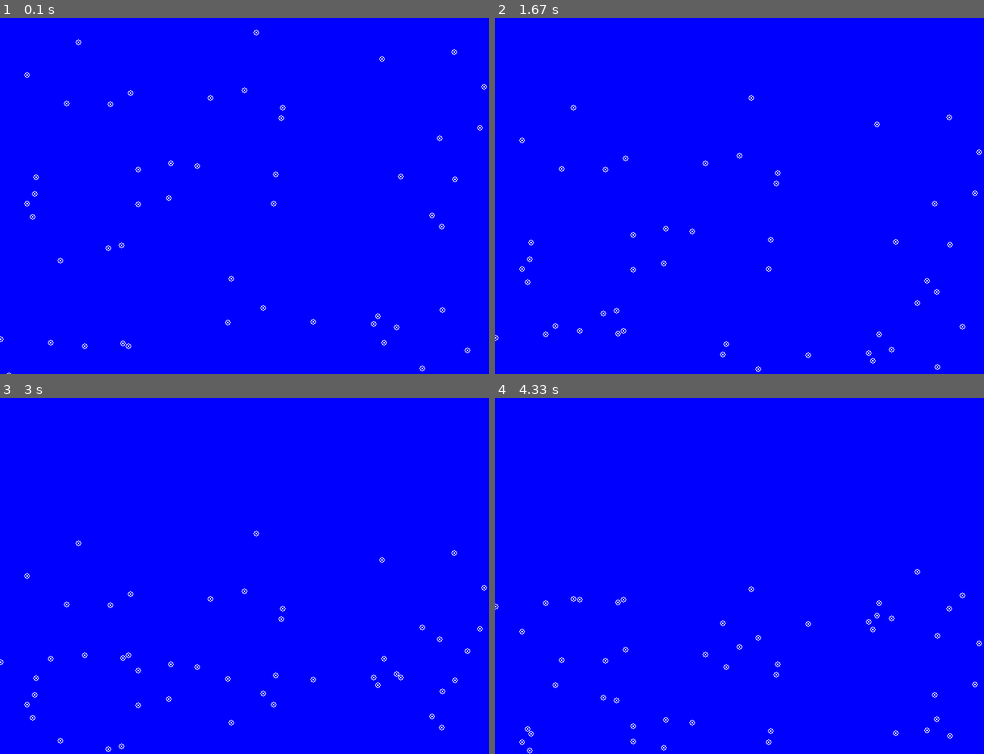
Above: before the commit, frames 1-4 (two rows, left to right).
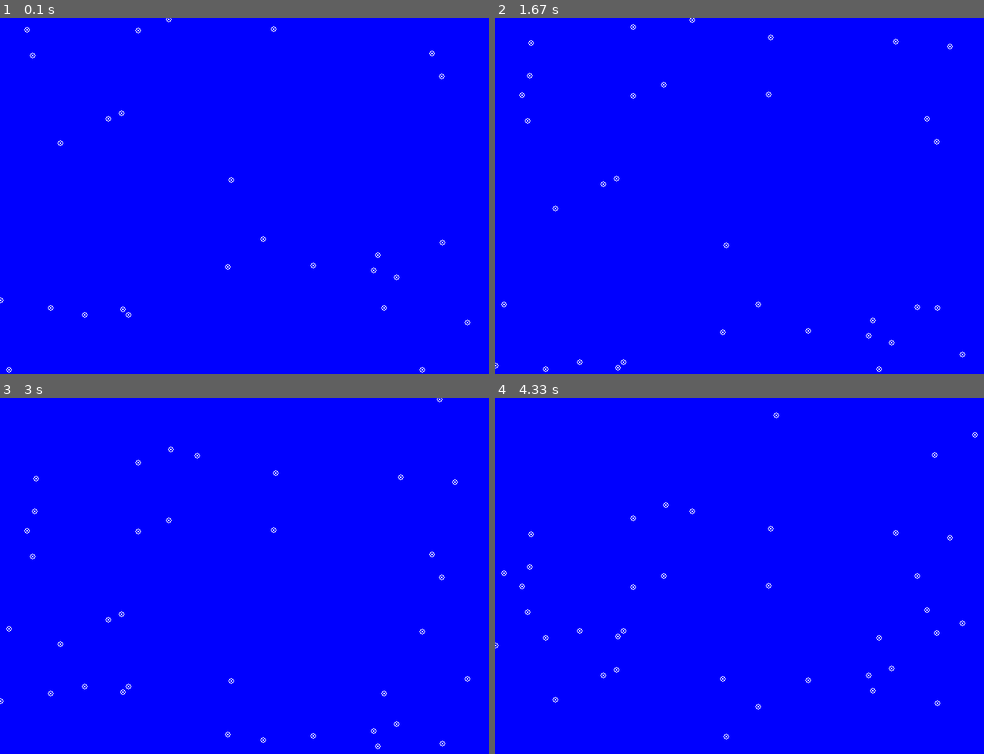
Above: after the commit, the same moments.

Repository: saegl5/myprojects
Game: pygame game, started from Codes/pygame_animation_snowfall_bouncing_part_1.py
The game is run twice, just before and just after one commit, with the same random seed, the same clock (stepped at 60 frames per second) and the same inputs.
Inputs:
- Up to frame 1 (0.1 s): no input
- Up to frame 2 (1.67 s): no input
- Up to frame 3 (3 s): no input
- Up to frame 4 (4.33 s): no input

The runs differ from the first frame. In frame 1, 0.5% of the frame differs, in the area x 0-100%, y 0-100%; in frame 2, 0.5%; in frame 3, 0.6%; in frame 4, 0.6%, in the area x 0-100%, y 4-100%.

Commit message:
made gapless

Diff:
--- a/Codes/pygame_animation_snowfall_bouncing_part_1.py
+++ b/Codes/pygame_animation_snowfall_bouncing_part_1.py
@@ -23,7 +23,7 @@
 
 for i in range(0, 50): # FOR fifty indices (i.e., each index between 0 and, but not including, 50)
     x = random.randrange(0, size[0]+1) # random number between 0 and, including, size[0]
-    y = random.randrange(0, size[1]+1) # random number between 0 and, including, size[1]
+    y = random.randrange(-size[1], size[1]+1) # random number between 0 and, including, size[1], changed minimum to -size[1] to fill gap that would otherwise develop in animation
     snowflakes.append((x, y)) # create a list of random points
     snowflakes[i] = list(snowflakes[i]) # convert each point to a list (lists within a list), "list" is a class
     increment.append(1) # for initially increasing y by 1 pixel for each point
@@ -46,7 +46,7 @@
         snowflakes[i][1] += increment[i] # increase y for each point, where each point may have a different increment
         # if snowflakes[i][1] > size[1]+r: # IF snow flake has left the canvas, if outside loop and relies on mouse, trackpad or keyboard input becomes game logic too
         # if snowflakes[i][1] == size[1]-r: # IF snow flake has reached the canvas' bottom
-        if snowflakes[i][1] == size[1]-r or snowflakes[i][1] == r: # IF snowflake has reached the canvas' bottom or top
+        if snowflakes[i][1] == size[1]-r: # IF snowflake has reached the canvas' bottom
             # Recreate it
             # snowflakes[i][1] = random.randrange(0, size[1]+1)
             # Do so above the canvas
@@ -55,6 +55,8 @@
             # snowflakes[i][0] = random.randrange(0, size[0]+1)
             # Make snowflakes bounce
             increment[i] *= -1 # same as increment[i] = increment[i] * -1, reverses direction of movement
+        elif increment[i] == -1 and snowflakes[i][1] == r: # IF snowflake has already bounced and has reached the canvas' top
+            increment[i] *= -1 # reverses direction of movement, again
     # ----------------
     pygame.display.flip() # update the screen
     clock.tick(60) # maximum 60 frames per second (i.e., no more than 60 times through WHILE loop each second)
